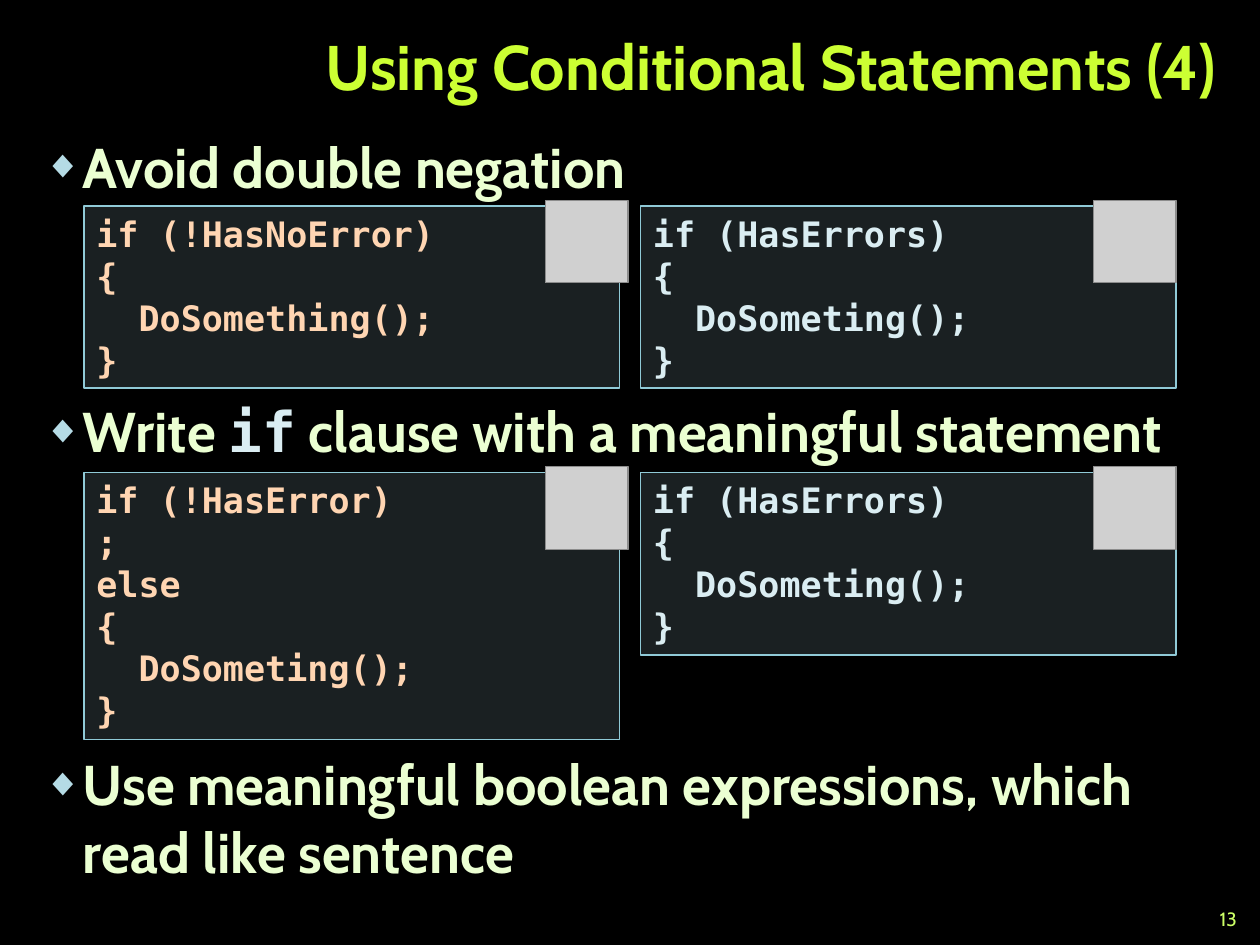
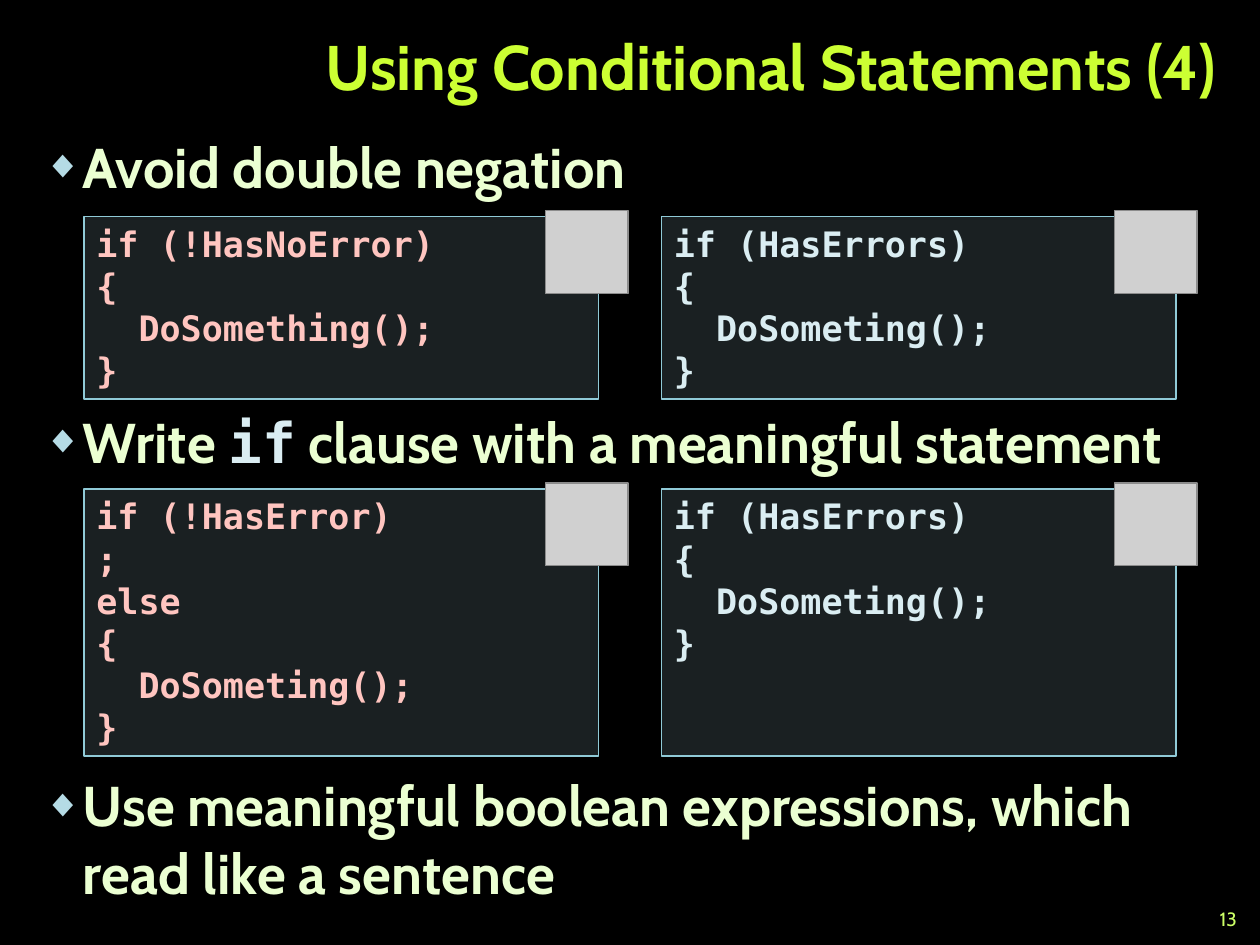
Before and after one commit to NikolayGenov/TelerikAcademy, a slide deck: slide 13 of KPK/Lectures/6. Using Control Structures, Conditional Statements and Loops.pptx. Drawn at 1260x945 pixels with LibreOffice and Linux fonts; fonts in the diff are those of the drawing; grey boxes stand for pictures; background and template pictures are left out. Boxes give left, top, right and bottom in pixels: in the first picture for what was removed or moved away, otherwise in the second. Text is boxed around its words. In the diff, an @@ line names an element or a change of style, - is before the commit and + after.

Commit message:
KPK Using conditionalStatementsLoops etc.

```diff
--- a/KPK/Lectures/6. Using Control Structures, Conditional Statements and Loops.pptx
+++ b/KPK/Lectures/6. Using Control Structures, Conditional Statements and Loops.pptx
@@ rectangle "if (!HasNoError)": place and size @@
-rectangle "if (!HasNoError)" at (84, 207, 620, 389)
+rectangle "if (!HasNoError)" at (84, 217, 598, 399)
@@ rectangle "if (!HasNoError)" at (84, 217, 598, 399): text colour #FFD5B2 to #FFC5C0 @@
@@ picture: place and size @@
-picture at (546, 200, 629, 284)
+picture at (546, 210, 629, 294)
@@ rectangle "if (HasErrors)": place and size @@
-rectangle "if (HasErrors)" at (640, 207, 1176, 389)
+rectangle "if (HasErrors)" at (662, 217, 1176, 399)
@@ picture: place and size @@
-picture at (1094, 200, 1177, 284)
+picture at (1114, 210, 1197, 294)
@@ text at (83, 417, 1161, 475): more space between paragraphs @@
@@ rectangle "if (!HasError)" at (84, 489, 598, 756): text colour #FFD5B2 to #FFC5C0 @@
@@ rectangle "if (!HasError)": place and size @@
-rectangle "if (!HasError)" at (84, 472, 620, 740)
+rectangle "if (!HasError)" at (84, 489, 598, 756)
@@ picture: place and size @@
-picture at (546, 466, 629, 549)
+picture at (546, 483, 629, 566)
@@ rectangle "if (HasErrors)": place and size @@
-rectangle "if (HasErrors)" at (640, 472, 1176, 655)
+rectangle "if (HasErrors)" at (662, 489, 1176, 756)
@@ picture: place and size @@
-picture at (1094, 466, 1177, 549)
+picture at (1114, 483, 1197, 566)
@@ text at (83, 784, 1132, 895): text changed @@
-◆ Use meaningful boolean expressions, which read like sentence
+◆ Use meaningful boolean expressions, which read like a sentence
```
Also in this commit, not shown: 45 other slides changed, 17 other files.
